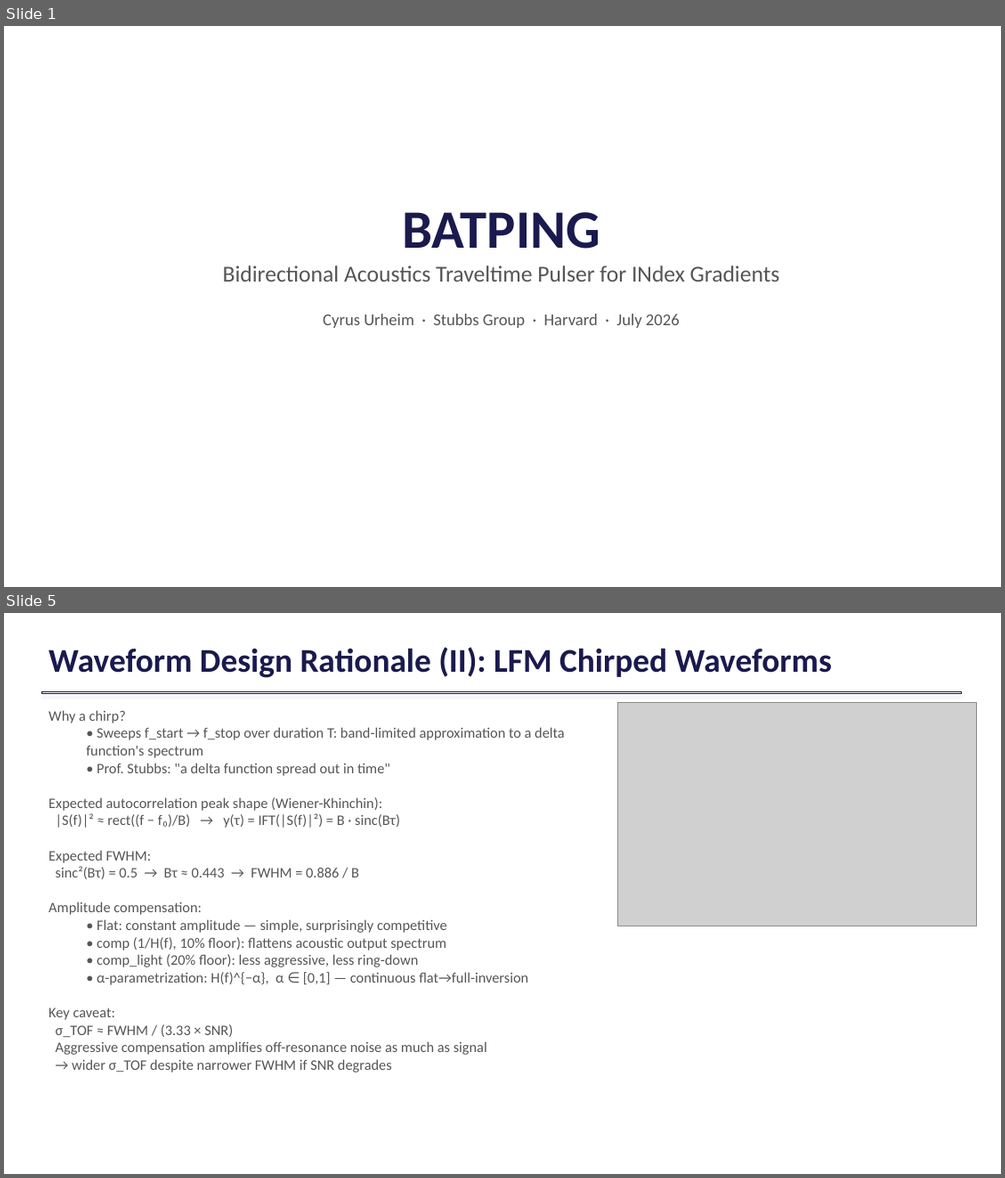
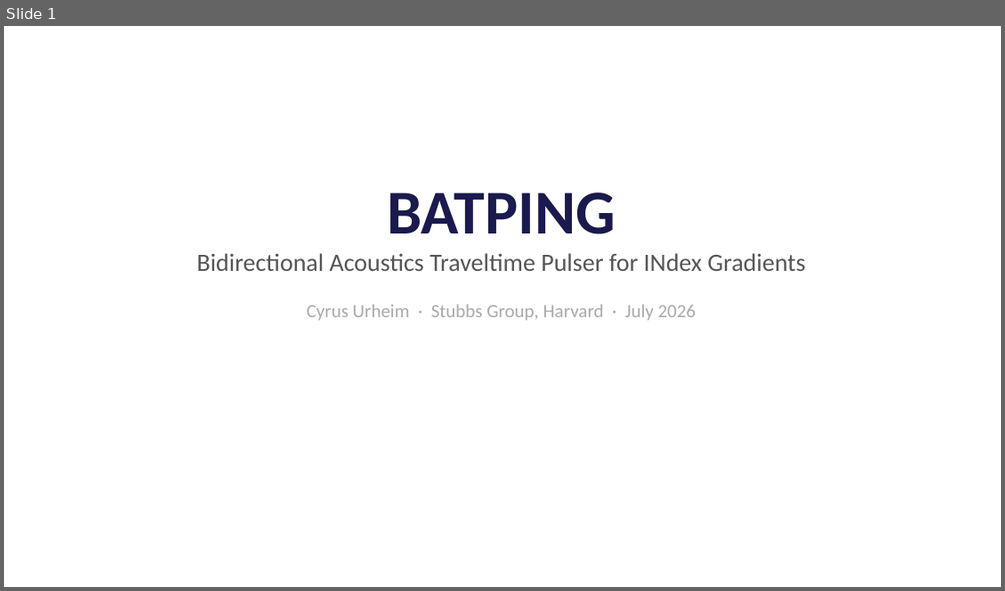
Before and after one commit to cyrusurheim29/batping, a slide deck: siglent_project/BATPING_presentation_July2026.pptx. Shown one above the other, each under a label of ours: slides 1 and 5 before the commit, slide 1 after it; the slides between them are not shown. The pictures are 1005x1178 and 1005x591 pixels, drawn with LibreOffice and Linux fonts; fonts in the diff are those of the drawing; grey boxes stand for pictures. Boxes give left, top, right and bottom in pixels: in the first picture for what was removed or moved away, otherwise in the second. Text is boxed around its words. In the diff, an @@ line names an element or a change of style, - is before the commit and + after.

```diff
--- a/siglent_project/BATPING_presentation_July2026.pptx
+++ b/siglent_project/BATPING_presentation_July2026.pptx
@@ slide 5 removed at (x1=4, y1=613, x2=1001, y2=1174), background #FFFFFF @@
@@ text removed at (x1=48, y1=647, x2=832, y2=678) @@
-Waveform Design Rationale (II): LFM Chirped Waveforms
@@ rectangle removed at (x1=41, y1=691, x2=961, y2=694) @@
@@ text removed at (x1=48, y1=710, x2=565, y2=1072) @@
-Why a chirp?
-  • Sweeps f_start → f_stop over duration T: band-limited approximation to a delta function's spectrum
-  • Prof. Stubbs: "a delta function spread out in time"
-Expected autocorrelation peak shape (Wiener-Khinchin):
-|S(f)|² ≈ rect((f − f₀)/B) → y(τ) = IFT(|S(f)|²) = B · sinc(Bτ)
-Expected FWHM:
-sinc²(Bτ) = 0.5 → Bτ ≈ 0.443 → FWHM = 0.886 / B
-Amplitude compensation:
-  • Flat: constant amplitude — simple, surprisingly competitive
-  • comp (1/H(f), 10% floor): flattens acoustic output spectrum
-  • comp_light (20% floor): less aggressive, less ring-down
-  • α-parametrization: H(f)^{−α}, α ∈ [0,1] — continuous flat→full-inversion
-Key caveat:
-σ_TOF ≈ FWHM / (3.33 × SNR)
-Aggressive compensation amplifies off-resonance noise as much as signal
-→ wider σ_TOF despite narrower FWHM if SNR degrades
@@ picture removed at (x1=617, y1=703, x2=976, y2=925) @@
@@ slide 1 changed as well @@
@@ text "BATPING" moved from (x1=223, y1=212, x2=780, y2=328) to (x1=197, y1=192, x2=805, y2=320) @@
@@ text at (x1=197, y1=192, x2=805, y2=271): size 52 to 60 pt in "BATPING"; size 22 to 24 pt in "Bidirectional Acoustics Traveltime Pulser for INdex Gradient ..." @@
@@ text at (x1=307, y1=304, x2=696, y2=320): text changed; size 16 to 18 pt; text colour #555555 to #AAAAAA @@
-Cyrus Urheim · Stubbs Group · Harvard · July 2026
+Cyrus Urheim · Stubbs Group, Harvard · July 2026
```
Also in this commit, not shown: 12 other slides changed, 9 slides added, 3 other slides removed, 1 other file.
